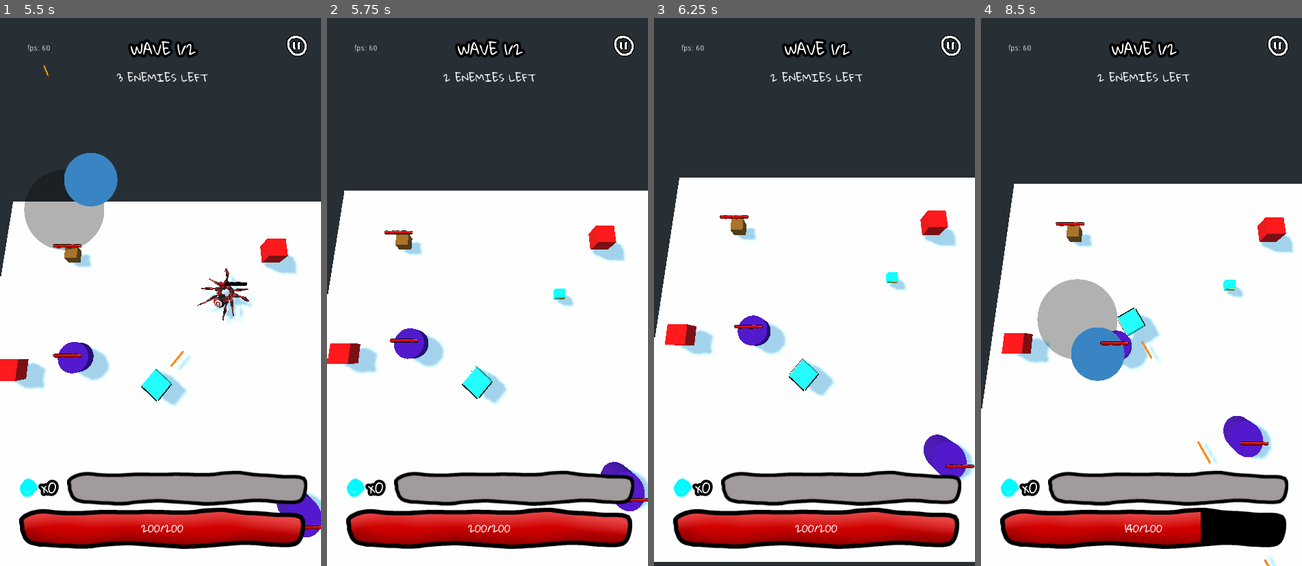
Above: before the commit, frames 1-4 (left to right).
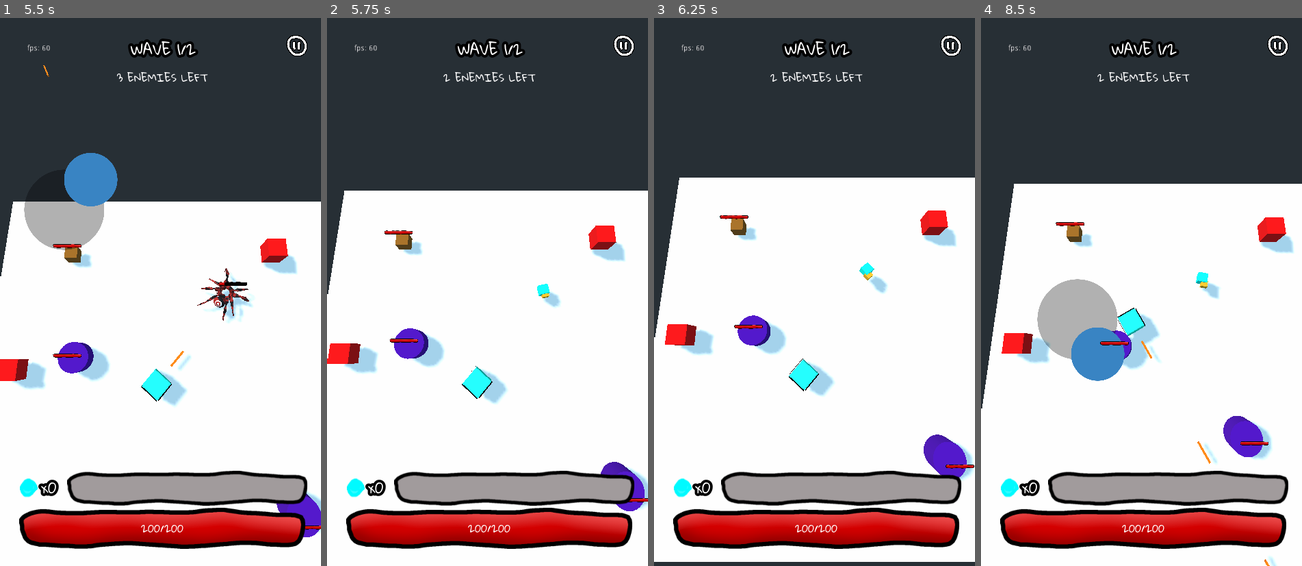
Above: after the commit, the same moments.

Repository: jeffsieu/coma-dash
Game: Godot game, scene res://Scene/Game.tscn
Two runs of this game, one before a commit and one after it. Both use one fixed random seed, a clock stepped at 60 frames per second and the inputs below.
Inputs (mouse positions are in pixels of both pictures, inside the frame that each line leads up to):
- Up to frame 1 (5.5 s): click "PLAY" at 0.5 s; move the mouse to (231, 264) at 1.27 s; click (231, 264) at 1.42 s; drag from (96, 319) to (144, 401) at 2.02 s; move the mouse to (192, 171) at 2.77 s; click (192, 171) at 2.92 s; drag from (144, 401) to (64, 209) at 3.52 s; move the mouse to (256, 374) at 4.27 s; click (256, 374) at 4.42 s; drag from (64, 209) to (112, 155) at 5.02 s
- Up to frame 2 (5.75 s): no input
- Up to frame 3 (6.25 s): move the mouse to (830, 292) at 5.77 s; click (830, 292) at 5.92 s
- Up to frame 4 (8.5 s): drag from (1093, 155) to (1077, 319) at 6.52 s; move the mouse to (1212, 264) at 7.27 s; click (1212, 264) at 7.42 s; drag from (1077, 319) to (1125, 401) at 8.02 s

Frame 1 is identical in both runs. In frame 2, 0.3% of the frame differs, in the area x 65-77%, y 48-53%; in frame 3, 0.3%; in frame 4, 1.7%, in the area x 4-94%, y 46-96%.
Error after the commit: Invalid get index 'damage' (on base: 'KinematicBody (Zombie.gd)'). (res://Player/Player.gd:81)

Commit message:
Change all constants to use UPPER_CASE
Also:
Removes redundant Spawner.gd

Diff:
--- a/Bullet/Bullet.gd
+++ b/Bullet/Bullet.gd
@@ -1,21 +1,21 @@
 extends KinematicBody
 class_name Bullet
 
-const _decay_delta := 2.0
-const _speed := 100
-const _damage := 30
+const _DECAY_DELTA := 2.0
+const _SPEED := 100
+const _DAMAGE := 30
 
 var timer: float = 0.0
 
 func _process(delta: float) -> void:
 	timer += delta
-	if timer > _decay_delta:
+	if timer > _DECAY_DELTA:
 		queue_free()
 
 func _physics_process(delta: float) -> void:
-	var velocity := transform.basis.z * _speed
+	var velocity := transform.basis.z * _SPEED
 	var collision := move_and_collide(velocity * delta)
 	if collision:
 		if collision.collider.is_in_group("enemies") or collision.collider.is_in_group("crates"):
-			collision.collider.on_damaged(_damage)
+			collision.collider.on_damaged(_DAMAGE)
 			queue_free()
--- a/Enemy/Enemy.gd
+++ b/Enemy/Enemy.gd
@@ -2,7 +2,6 @@
 class_name Enemy
 
 var health: int setget _health_set, _health_get
-var max_health: int
 var velocity: Vector3
 
 onready var _level_manager = get_tree().get_root().find_node("LevelManager", true, false)
--- a/Enemy/HealthBar.gd
+++ b/Enemy/HealthBar.gd
@@ -17,7 +17,7 @@
 	$ProgressBar.set_position(screen_pos + Vector2(-size.x * scale.x / 2, -size.y * scale.y))
 
 func _on_health_changed(entity: Enemy, old_health) -> void:
-	$ProgressBar.set_max(entity.max_health)
+	$ProgressBar.set_max(entity.MAX_HEALTH)
 	if not _initialized:
 		$ProgressBar.set_value(entity.health)
 		_initialized = true
--- a/Enemy/Spider/Spider.gd
+++ b/Enemy/Spider/Spider.gd
@@ -5,16 +5,16 @@
 const Crystal := preload("res://Loot/Crystal.tscn")
 const ExpOrb = preload("res://Loot/ExpOrb.tscn")
 
-const movement_speed := 2.5
-const gravity := 5
-const damage := 30
-const drop_chance := 1.0/2.0
+const MAX_HEALTH = 100
+const MOVEMENT_SPEED := 2.5
+const GRAVITY := 5
+const DAMAGE := 30
+const DROP_CHANCE := 1.0/2.0
 
 var has_loot := false
 
 func _ready() -> void:
-	max_health = 100
-	health = max_health
+	health = MAX_HEALTH
 	velocity = Vector3()
 	emit_signal("health_changed", self, health)
 
@@ -26,8 +26,8 @@
 func _physics_process(delta: float) -> void:
 	var direction_to_player = (_player.transform.origin - transform.origin).normalized()
 	rotation.y = deg2rad(90) - Vector2(direction_to_player.x, direction_to_player.z).angle()
-	velocity.y = -gravity
-	var collision = move_and_collide(movement_speed * direction_to_player * delta)
+	velocity.y = -GRAVITY
+	var collision = move_and_collide(MOVEMENT_SPEED * direction_to_player * delta)
 	if collision and collision.collider is Player:
 		_damage_player(collision.collider)
 
@@ -36,7 +36,7 @@
 
 func generate_drops() -> Array:
 	var drops := Array()
-	if randf() < drop_chance:
+	if randf() < DROP_CHANCE:
 		var crystal := Crystal.instance()
 		crystal.set_value(randi() % 5 + 1)
 		drops.append(crystal)
--- a/Enemy/Zombie/Zombie.gd
+++ b/Enemy/Zombie/Zombie.gd
@@ -5,24 +5,24 @@
 const Crystal := preload("res://Loot/Crystal.tscn")
 const ExpOrb = preload("res://Loot/ExpOrb.tscn")
 
-const movement_speed := 2
-const gravity := 5
-const damage := 30
-const drop_chance := 1.0/2.0
+const MAX_HEALTH = 100
+const MOVEMENT_SPEED := 2
+const GRAVITY := 5
+const DAMAGE := 30
+const DROP_CHANCE := 1.0/2.0
 
 var has_loot := false
 
 func _ready() -> void:
-	max_health = 100
-	health = max_health
+	health = MAX_HEALTH
 	velocity = Vector3()
 	emit_signal("health_changed", self, health)
 
 func _physics_process(delta: float) -> void:
 	var direction_to_player = (_player.transform.origin - transform.origin).normalized()
 	rotation.y = deg2rad(90) - Vector2(direction_to_player.x, direction_to_player.z).angle()
-	velocity.y = -gravity
-	var collision = move_and_collide(movement_speed * direction_to_player * delta)
+	velocity.y = -GRAVITY
+	var collision = move_and_collide(MOVEMENT_SPEED * direction_to_player * delta)
 	if collision and collision.collider is Player:
 		_damage_player(collision.collider)
 
@@ -31,7 +31,7 @@
 
 func generate_drops() -> Array:
 	var drops := Array()
-	if randf() < drop_chance:
+	if randf() < DROP_CHANCE:
 		var crystal := Crystal.instance()
 		crystal.set_value(randi() % 5 + 1)
 		drops.append(crystal)
--- a/EnemySpawner/EnemySpawner.gd
+++ b/EnemySpawner/EnemySpawner.gd
@@ -6,8 +6,7 @@
 
 onready var _level = get_tree().get_root()
 
-const max_count := 15
-const _respawn_time := 2
+const _RESPAWN_TIME := 2
 
 var _spawn_cooldown: float = 0
 var _is_running := false
@@ -35,7 +34,7 @@
 			enemy.connect("died", _wave, "on_enemy_died")
 			_level.add_child(enemy)
 			emit_signal("spawned", self, enemy)
-			_spawn_cooldown += _respawn_time
+			_spawn_cooldown += _RESPAWN_TIME
 		_spawn_cooldown -= delta
 
 func _get_next_enemy_type():
--- a/EnemySpawner/Spawner.gd
+++ /dev/null
@@ -1,40 +0,0 @@
-extends Area
-class_name Spawner
-
-const Zombie = preload("res://Enemy/Zombie.tscn")
-
-onready var _level = get_tree().get_root().find_node("Level", true, false)
-
-const max_count := 15
-const _respawn_time := 2
-
-var _spawn_cooldown: float = 0
-var _is_running := false
-var _wave: Wave
-
-signal spawned
-
-func start(wave: Wave) -> void:
-	_wave = wave
-	connect("spawned", _wave, "on_enemy_spawned")
-	_is_running = true
-
-func stop(wave: Wave) -> void:
-	_is_running = false
-
-func _ready() -> void:
-	add_to_group("spawners")
-
-func _process(delta: float) -> void:
-	if _is_running:
-		if _spawn_cooldown <= 0 and _wave.spawned_count < _wave.total_count:
-			var enemy: Enemy = _get_next_enemy_type().instance()
-			enemy.transform.origin = transform.origin + Vector3(randf() * scale.x, -enemy.scale.y, randf() * scale.z)
-			enemy.connect("died", _wave, "on_enemy_died")
-			_level.add_child(enemy)
-			emit_signal("spawned", self, enemy)
-			_spawn_cooldown += _respawn_time
-		_spawn_cooldown -= delta
-
-func _get_next_enemy_type():
-	return Zombie
--- a/GUI/GUI.gd
+++ b/GUI/GUI.gd
@@ -33,9 +33,9 @@
 	_cleared_menu.connect("proceed_next", self, "_on_proceed_next")
 	self.connect("proceed_next", _level_manager, "on_proceed_next")
 
-	_player_health_bar.max_value = _player.max_health
+	_player_health_bar.max_value = _player.MAX_HEALTH
 	_player_health_bar.value = _player.health
-	_player_health_points.text = "%d/%d" % [_player.health, _player.max_health]
+	_player_health_points.text = "%d/%d" % [_player.health, _player.MAX_HEALTH]
 	_pause_menu.set_visible(false)
 	_cleared_menu.set_visible(false)
 
@@ -54,7 +54,7 @@
 	_enemies_left.text = "%d ENEMIES LEFT" % (wave.total_count - wave.dead_count)
 
 func _on_player_health_changed(old: int, new: int) -> void:
-	_player_health_points.text = "%d/%d" % [new, _player.max_health]
+	_player_health_points.text = "%d/%d" % [new, _player.MAX_HEALTH]
 	var tween: Tween = _player_health_bar.get_node("Tween")
 	tween.interpolate_method(_player_health_bar, "set_value", old, new, 0.25, Tween.TRANS_LINEAR, Tween.EASE_IN_OUT)
 	tween.start()
--- a/LevelManager/LootManager.gd
+++ b/LevelManager/LootManager.gd
@@ -33,7 +33,7 @@
 	_level_manager.add_child(item)
 
 func _on_loot_collected(item: Collectible) -> void:
-	match item.type:
+	match item.TYPE:
 		Collectible.CRYSTAL:
 			crystal_count += item.value
 		Collectible.EXPORB:
--- a/Loot/Collectible.gd
+++ b/Loot/Collectible.gd
@@ -13,12 +13,18 @@
 
 var _is_flying_to_player := false
 var _is_collected := false
+var _animation_delta = 0
 var value: int
+var velocity: Vector3
+
+const DAMPING_FACTOR = 0.01
 
 var _player
 
 func _ready() -> void:
 	$ItemArea.connect("body_entered", self, "_on_body_entered")
+	var initial_fly_direction = randf() * PI * 2
+	velocity = Vector3(cos(initial_fly_direction) * 15, 2, sin(initial_fly_direction) * 15)
 
 func set_value(value: int) -> void:
 	self.value = value
@@ -26,7 +32,16 @@
 func _physics_process(delta: float) -> void:
 	if _is_flying_to_player:
 		var distance_to_player = (_player.transform.origin - transform.origin).length()
-		move_and_slide((_player.transform.origin - transform.origin).normalized() / pow(distance_to_player, 2) * 100)
+		velocity += (_player.transform.origin - transform.origin).normalized() / pow(distance_to_player, 2) * 50
+	velocity *= pow(DAMPING_FACTOR, delta)
+	move_and_slide(velocity)
+	_animate_bounce(delta)
+
+func _animate_bounce(delta: float) -> void:
+	_animation_delta = fmod(_animation_delta + delta, deg2rad(360))
+	var vertical_offset = sin(_animation_delta) -  sin(_animation_delta - delta)
+	rotate_y(delta)
+	translation.y += vertical_offset
 
 func _on_body_entered(body: PhysicsBody) -> void:
 	if body is Player and not _is_collected:
--- a/Loot/Crystal.gd
+++ b/Loot/Crystal.gd
@@ -2,7 +2,7 @@
 
 class_name Crystal
 
-const type: int = Collectible.CRYSTAL
+const TYPE: int = Collectible.CRYSTAL
 
 func init(value: int) -> void:
 	pass
--- a/Loot/ExpOrb.gd
+++ b/Loot/ExpOrb.gd
@@ -2,4 +2,4 @@
 
 class_name ExpOrb
 
-const type: int = Collectible.EXPORB
+const TYPE: int = Collectible.EXPORB
--- a/Loot/HealthBoost.gd
+++ b/Loot/HealthBoost.gd
@@ -2,4 +2,4 @@
 
 class_name HealthBoost
 
-const type: int = Collectible.HEAL
+const TYPE: int = Collectible.HEAL
--- a/Player/Player.gd
+++ b/Player/Player.gd
@@ -5,20 +5,20 @@
 
 onready var _level_manager = get_tree().get_root().find_node("LevelManager", true, false)
 
-const movement_speed := 2.5
-const velocity_limit := 5
-const acceleration := 0.2
-const gravity := 5
-const friction := 0.6
-const max_health := 200
+const MOVEMENT_SPEED := 2.5
+const VELOCITY_LIMIT := 5
+const ACCELERATION := 0.2
+const GRAVITY := 5
+const DAMPING_FACTOR := 0.6
+const MAX_HEALTH := 200
 
-const shoot_interval := 0.1
+const SHOOT_INTERVAL := 0.1
 var shoot_cooldown: float = 0
 
-const damage_interval = 0.5
-var damage_cooldown: float = damage_interval
+const DAMAGE_INTERVAL = 0.5
+var damage_cooldown: float = DAMAGE_INTERVAL
 
-var health: int = max_health
+var health: int = MAX_HEALTH
 var velocity: Vector3 = Vector3()
 var is_shooting := false
 
@@ -33,7 +33,7 @@
 func _try_shoot(delta: float) -> bool:
 	var has_shot := shoot_cooldown <= 0
 	if has_shot:
-		shoot_cooldown += shoot_interval
+		shoot_cooldown += SHOOT_INTERVAL
 		var bullet := Bullet.instance()
 		bullet.transform.origin = transform.origin + transform.basis.z * 2.2
 		bullet.rotation = rotation
@@ -63,20 +63,20 @@
 		direction.z -= joystick_direction.x
 
 		if has_shot:
-			velocity += direction * movement_speed
+			velocity += direction * MOVEMENT_SPEED
 	else:
-		var deceleration := velocity.normalized() * (friction * velocity.length_squared())
+		var deceleration := velocity.normalized() * (DAMPING_FACTOR * velocity.length_squared())
 		# velocity = velocity * pow((1 - friction), delta)
 		velocity -= deceleration * delta
 		shoot_cooldown = 0
-	velocity.y = -gravity
+	velocity.y = -GRAVITY
 	velocity = move_and_slide(velocity)
 
 	damage_cooldown -= delta
 
 func on_damaged_by(entity: Enemy) -> void:
 	if damage_cooldown <= 0:
-		damage_cooldown = damage_interval
+		damage_cooldown = DAMAGE_INTERVAL
 		var old_health := health
 		health -= entity.damage
 		emit_signal("health_changed", old_health, health)
@@ -84,5 +84,5 @@
 func on_healed(heal: int) -> void:
 	var old_health = health
 	health += heal
-	health = min(max_health, health)
+	health = min(MAX_HEALTH, health)
 	emit_signal("health_changed", old_health, health)
--- a/project.godot
+++ b/project.godot
@@ -79,11 +79,6 @@
 "language": "GDScript",
 "path": "res://Scene/SceneManager.gd"
 }, {
-"base": "Area",
-"class": "Spawner",
-"language": "GDScript",
-"path": "res://EnemySpawner/Spawner.gd"
-}, {
 "base": "KinematicBody",
 "class": "Spider",
 "language": "GDScript",
@@ -114,7 +109,6 @@
 "LootManager": "",
 "Player": "",
 "SceneManager": "",
-"Spawner": "",
 "Spider": "",
 "Wave": "",
 "Zombie": ""
